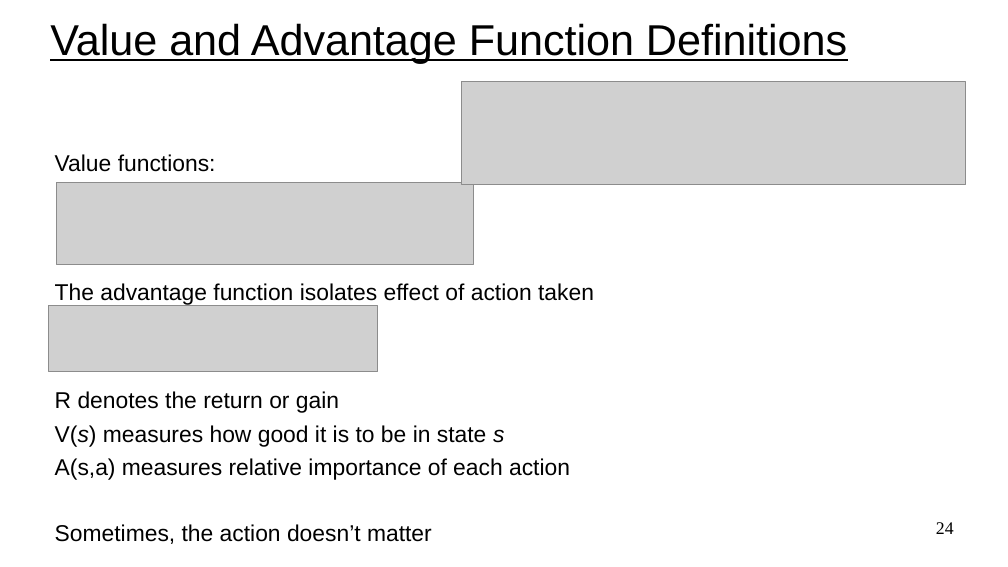
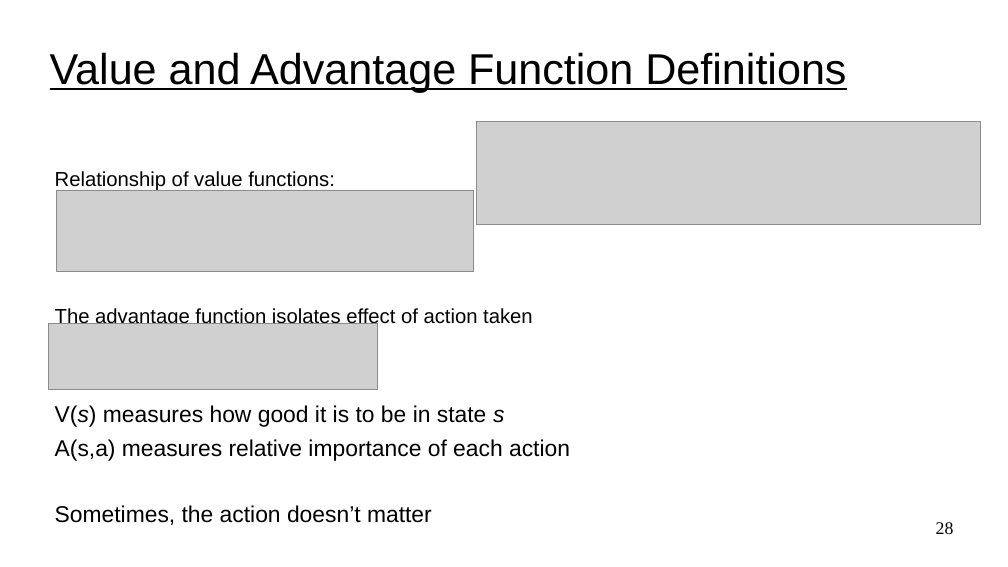
Before and after one commit to UVADS/reinforcement_learning, a slide deck: slide 28 of 06_deep_q_networks_extensions/dqn_extensions.ppt (slide 24 before the commit). Drawn at 1008x567 pixels with LibreOffice and Linux fonts; fonts in the diff are those of the drawing; grey boxes stand for pictures. Boxes give left, top, right and bottom in pixels: in the first picture for what was removed or moved away, otherwise in the second. Text is boxed around its words. In the diff, an @@ line names an element or a change of style, - is before the commit and + after.

```diff
--- a/06_deep_q_networks_extensions/dqn_extensions.ppt
+++ b/06_deep_q_networks_extensions/dqn_extensions.ppt
@@ text "Value and Advantage Function Definitions": place and size @@
-text "Value and Advantage Function Definitions" at bbox=[50, 23, 847, 63]
+text "Value and Advantage Function Definitions" at bbox=[50, 52, 846, 92]
@@ picture: place and size @@
-picture at bbox=[462, 81, 967, 185]
+picture at bbox=[477, 122, 981, 225]
@@ text at bbox=[55, 171, 335, 192]: text changed; size 18 to 16 pt @@
-Value functions:
+Relationship of value functions:
@@ picture: place and size @@
-picture at bbox=[57, 183, 475, 264]
+picture at bbox=[57, 190, 475, 272]
@@ text "The advantage function isolates effect ...": place and size @@
-text "The advantage function isolates effect ..." at bbox=[55, 283, 594, 306]
+text "The advantage function isolates effect ..." at bbox=[55, 308, 533, 329]
@@ text "The advantage function isolates effect ..." at bbox=[55, 308, 533, 329]: size 18 to 16 pt @@
@@ picture: place and size @@
-picture at bbox=[48, 306, 378, 371]
+picture at bbox=[48, 324, 378, 390]
@@ text "V(s) measures how good it ...": place and size @@
-text "V(s) measures how good it ..." at bbox=[55, 391, 570, 544]
+text "V(s) measures how good it ..." at bbox=[55, 405, 570, 525]
@@ text at bbox=[55, 391, 339, 413]: paragraph removed @@
-R denotes the return or gain
@@ page number at bbox=[936, 522, 954, 534]: text changed @@
-24
+28
```
Also in this commit, not shown: 25 other slides changed, 5 slides added.
